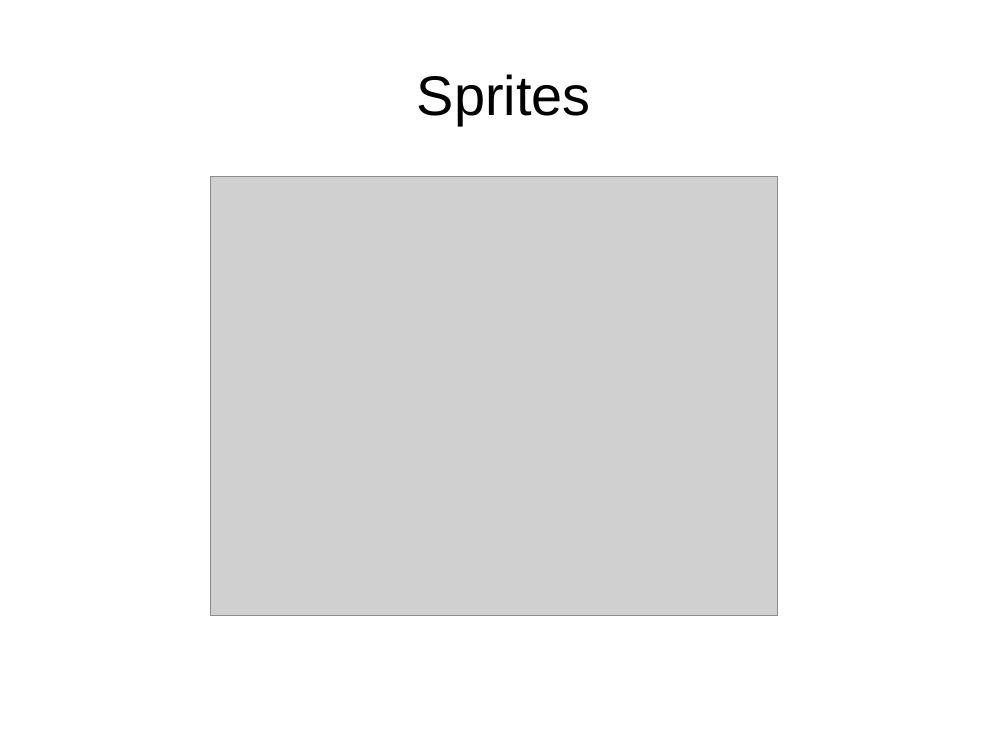
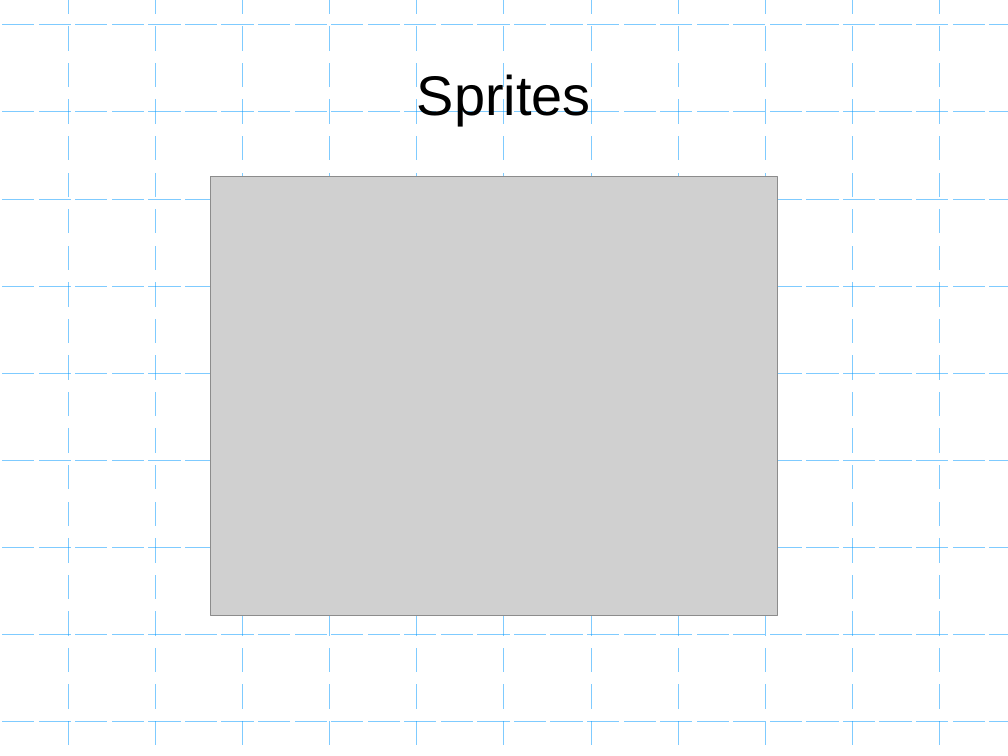
Before and after one commit to mattgodbolt/miracle-sms-emulator, a slide deck: slide 25 of emulating.odp (slide 22 before the commit). Drawn at 1008x756 pixels with LibreOffice and Linux fonts; fonts in the diff are those of the drawing; grey boxes stand for pictures; background and template pictures are left out. Boxes give left, top, right and bottom in pixels: in the first picture for what was removed or moved away, otherwise in the second. Text is boxed around its words. In the diff, an @@ line names an element or a change of style, - is before the commit and + after.

```diff
--- a/emulating.odp
+++ b/emulating.odp
@@ freeform shape added at <box>0,25,1008,722</box>, outline #0099FF 0 pt @@
@@ freeform shape added at <box>69,0,940,752</box>, outline #0099FF 0 pt @@
```
Also in this commit, not shown: 24 other slides changed, 6 slides added, 5 other files.
